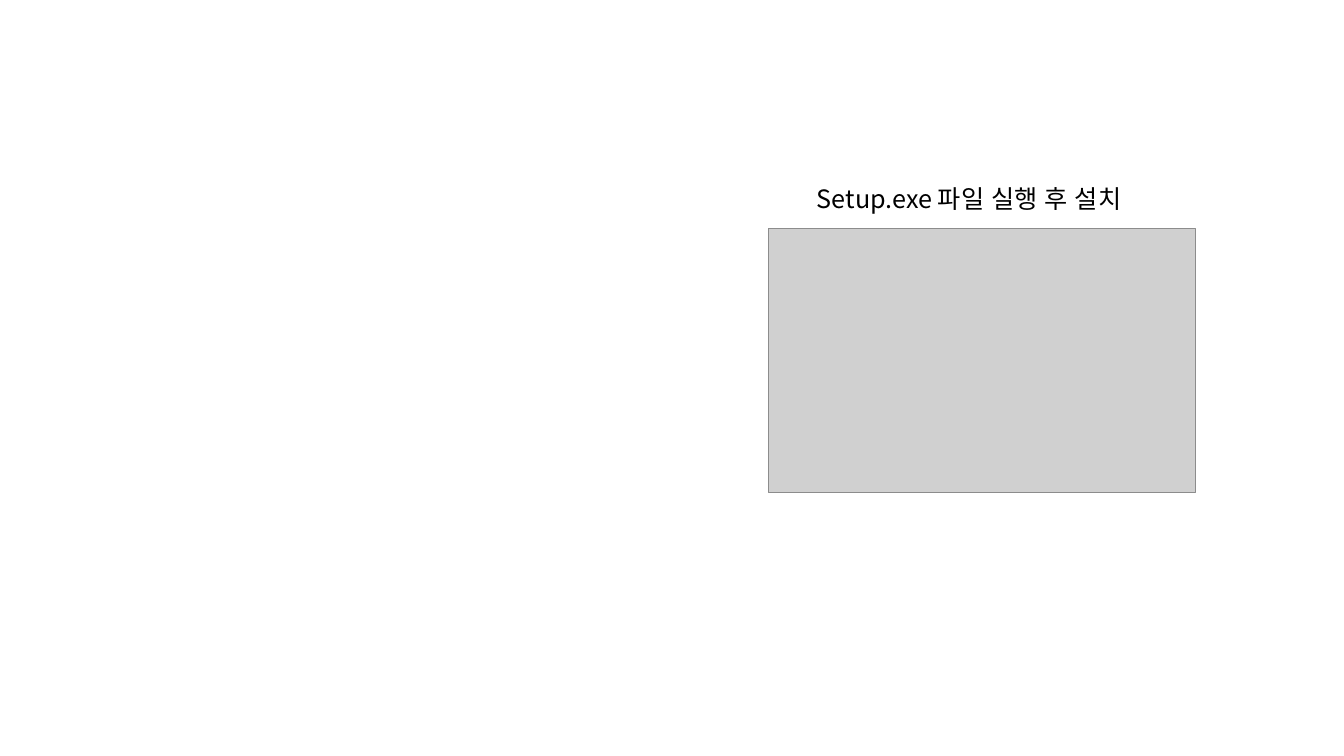
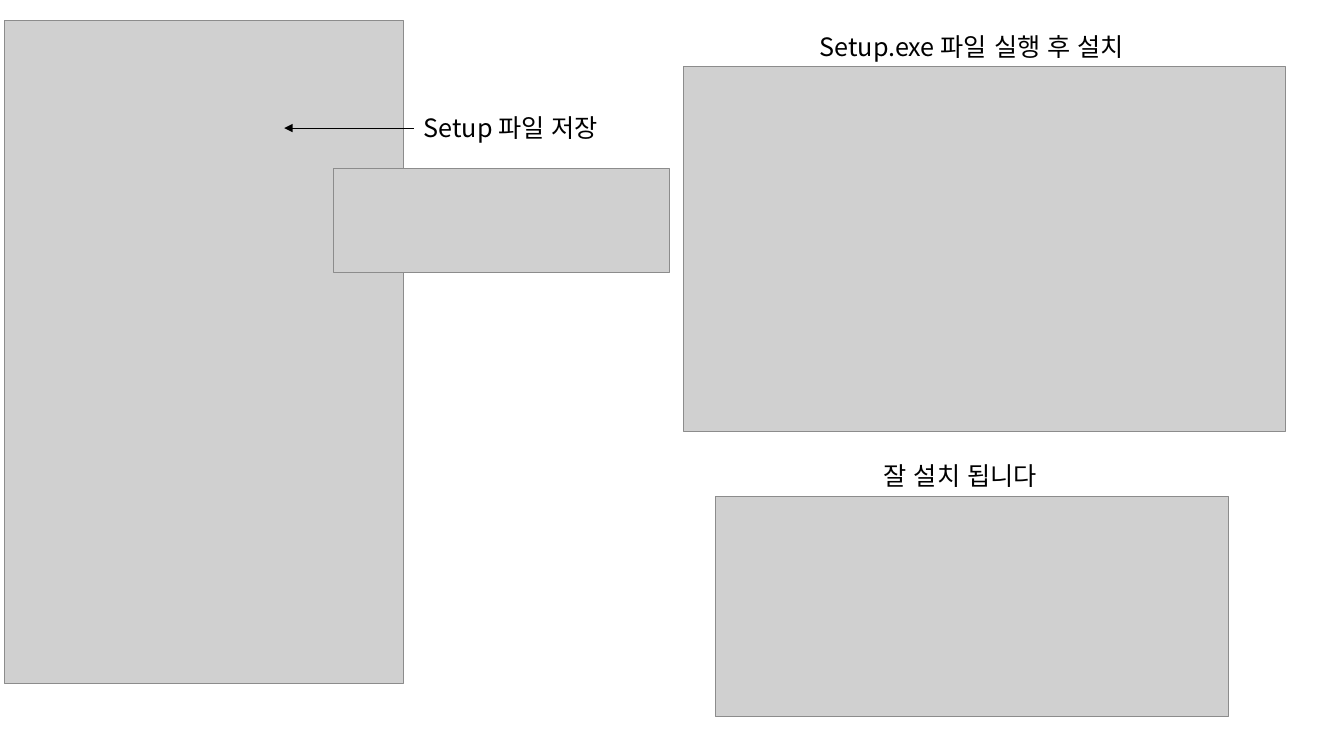
Before and after one commit to HUN9709/aws-build-demo, a slide deck: slide 6 of ppt/클라우드 컴퓨팅 프로젝트.pptx. Drawn at 1344x756 pixels with LibreOffice and Linux fonts; fonts in the diff are those of the drawing; grey boxes stand for pictures. Boxes give left, top, right and bottom in pixels: in the first picture for what was removed or moved away, otherwise in the second. Text is boxed around its words. In the diff, an @@ line names an element or a change of style, - is before the commit and + after.

```diff
--- a/ppt/클라우드 컴퓨팅 프로젝트.pptx
+++ b/ppt/클라우드 컴퓨팅 프로젝트.pptx
@@ picture added at (4, 21, 403, 685) @@
@@ text "Setup.exe 파일 실행 후 설치": place and size @@
-text "Setup.exe 파일 실행 후 설치" at (817, 187, 1121, 214)
+text "Setup.exe 파일 실행 후 설치" at (820, 35, 1124, 62)
@@ picture added at (684, 67, 1286, 431) @@
@@ text added at (424, 116, 598, 143), 18 pt, text #000000 @@
+Setup 파일 저장
@@ arrow added from (413, 128) to (284, 128), #000000 0.5 pt @@
@@ picture added at (334, 168, 669, 272) @@
@@ picture removed at (769, 229, 1196, 493) @@
@@ text added at (884, 464, 1037, 487), 18 pt, text #000000 @@
+잘 설치 됩니다
@@ picture added at (716, 496, 1229, 717) @@
```
Also in this commit, not shown: 1 other slide changed, 3 other files.
